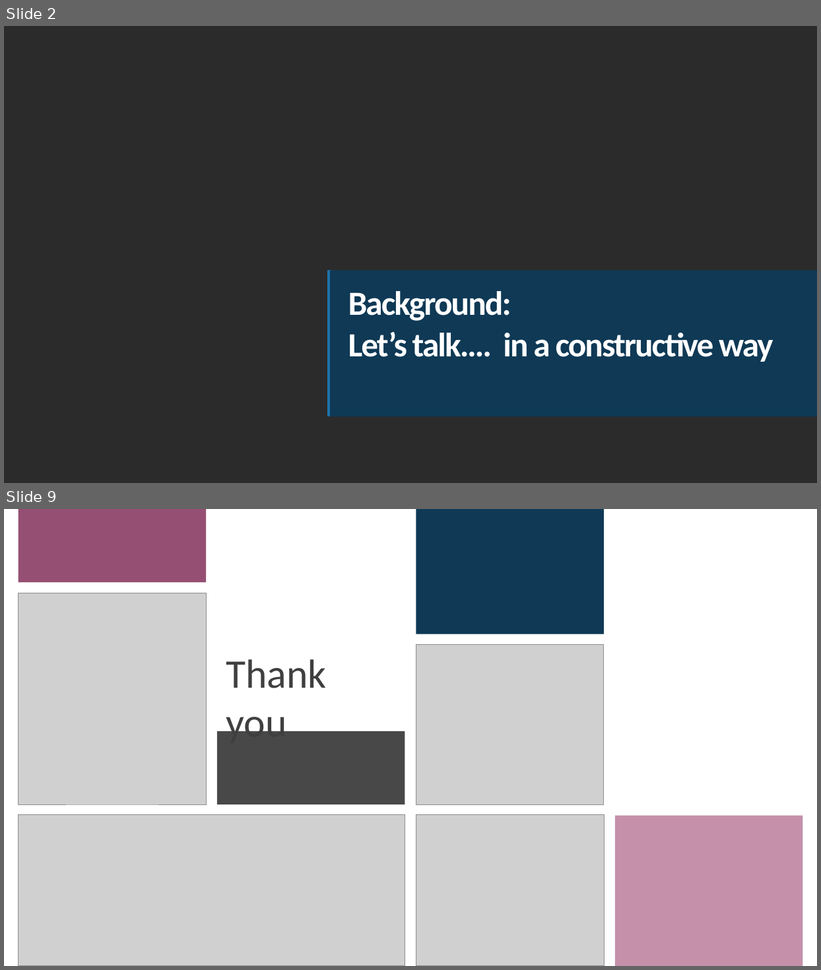
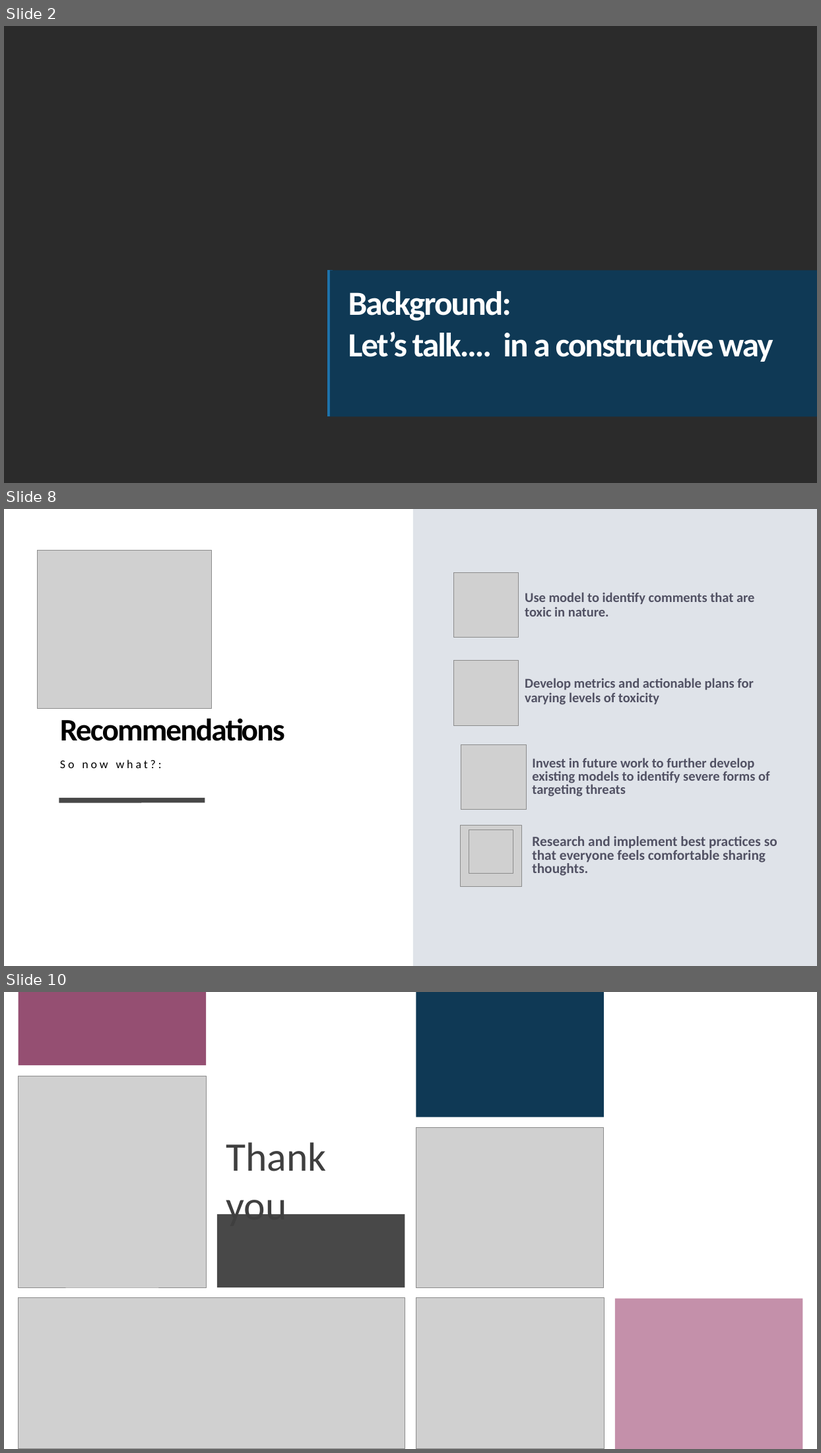
Before and after one commit to andiosika/NLP-to-identify-toxic-or-abusive-language-for-online-conversation-using-Keras-Deep-Learning-Models, a slide deck: NonToxic_Communication.pptx. Shown one above the other, each under a label of ours: slides 2 and 9 before the commit, slides 2, 8 and 10 after it; the slides between them are not shown. The pictures are 821x970 and 821x1453 pixels, drawn with LibreOffice and Linux fonts; fonts in the diff are those of the drawing; grey boxes stand for pictures; background and template pictures are left out; a plain dark background stands for a picture behind light text. Boxes give left, top, right and bottom in pixels: in the first picture for what was removed or moved away, otherwise in the second. Text is boxed around its words. In the diff, an @@ line names an element or a change of style, - is before the commit and + after.

```diff
--- a/NonToxic_Communication.pptx
+++ b/NonToxic_Communication.pptx
@@ slide 8 added at (4,509,817,966), background #FFFFFF @@
@@ rectangle added at (413,509,817,966), fill #DFE3E9 @@
@@ picture added at (37,551,211,709) @@
@@ picture added at (454,572,519,637) @@
@@ text added at (525,592,754,617), 16 pt, text #515163, bold @@
+Use model to identify comments that are toxic in nature.
@@ picture added at (454,661,519,725) @@
@@ text added at (525,678,753,705), 16 pt, text #515163, bold @@
+Develop metrics and actionable plans for varying levels of toxicity
@@ title added at (60,718,285,741), 37 pt, text #000000, bold @@
+Recommendations
@@ picture added at (461,745,526,810) @@
@@ text added at (60,760,162,768), 14 pt, text #000000 @@
+So now what?:
@@ text added at (532,758,770,797), 16 pt, text #515163, bold @@
+Invest in future work to further develop existing models to identify severe forms of targeting threats
@@ line added from (205, 801) to (59, 801), #484848 6 pt @@
@@ picture added at (461,826,522,887) @@
@@ picture added at (469,830,514,874) @@
@@ text added at (532,836,778,876), 16.6 pt, text #515163, bold @@
+Research and implement best practices so that everyone feels comfortable sharing thoughts.
@@ what was slide 9 is now slide 10 @@
```
Also in this commit, not shown: 4 slides changed, 4 other slides added, 2 slides removed, 3 other files.
